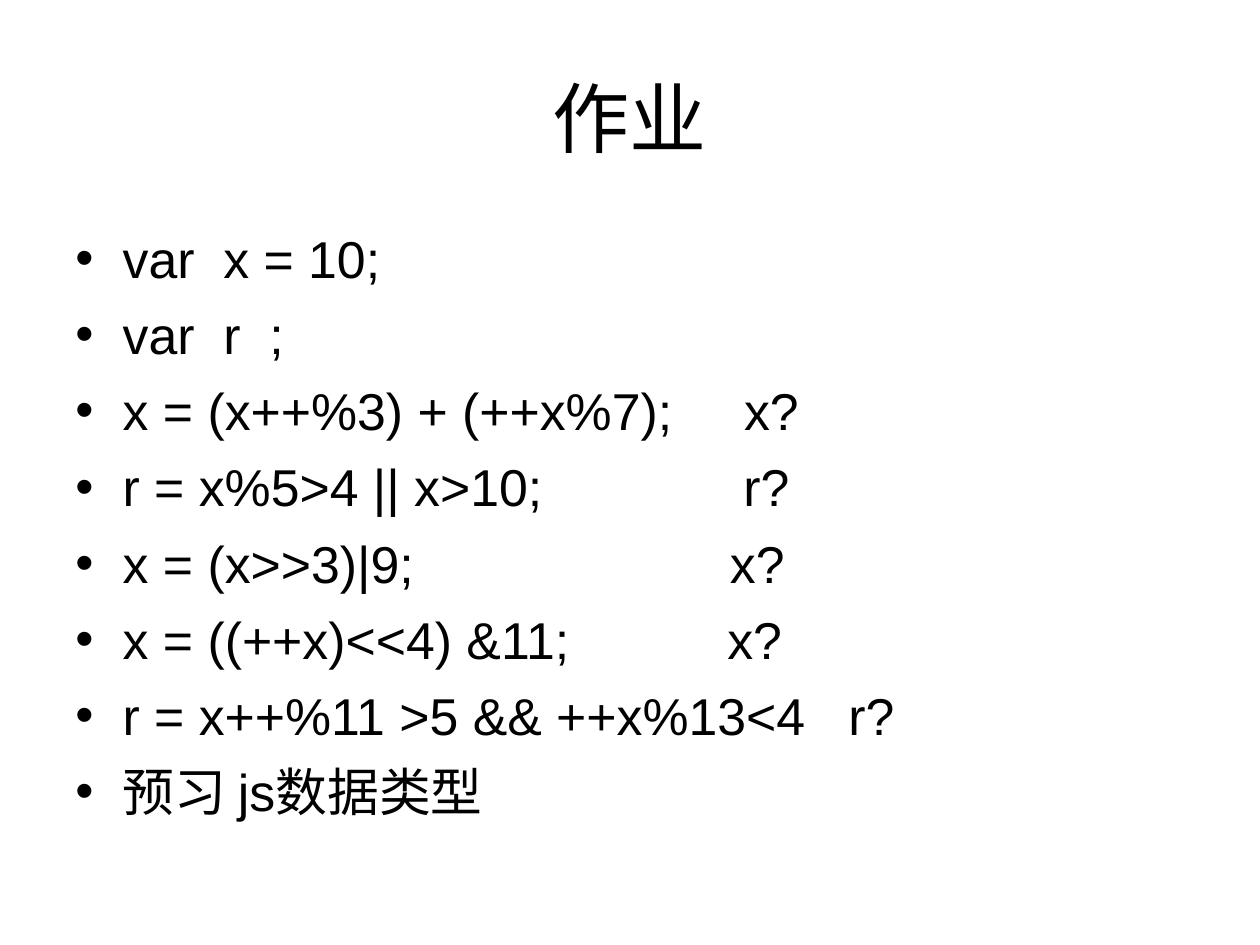
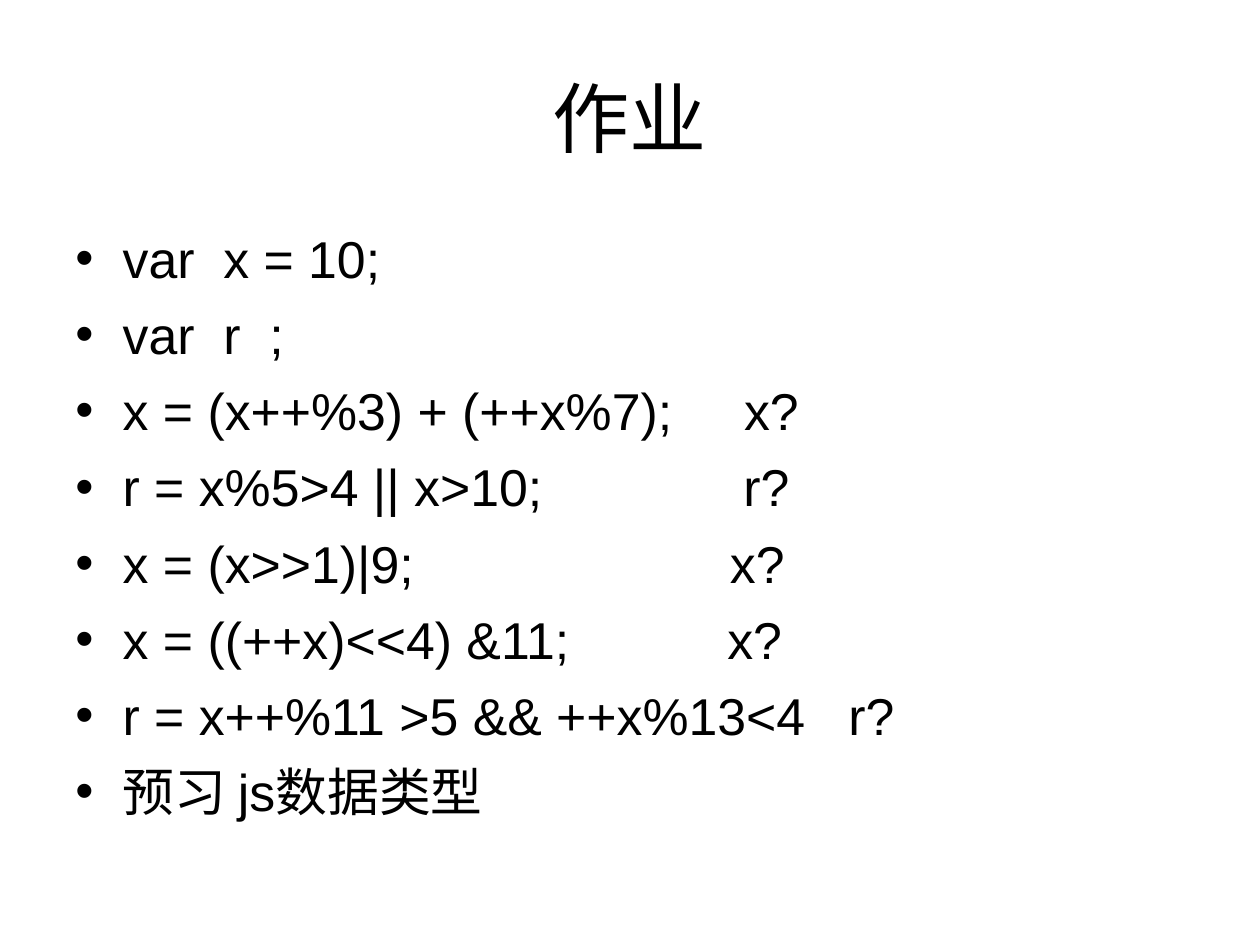
Before and after one commit to cd-vr1class/homework, a slide deck: slide 18 of ppt/7-7js输入输出语句、运算符.ppt (slide 17 before the commit). Drawn at 1260x945 pixels with LibreOffice and Linux fonts; fonts in the diff are those of the drawing. Boxes give left, top, right and bottom in pixels: in the first picture for what was removed or moved away, otherwise in the second. Text is boxed around its words. In the diff, an @@ line names an element or a change of style, - is before the commit and + after.

```diff
--- a/ppt/7-7js输入输出语句、运算符.ppt
+++ b/ppt/7-7js输入输出语句、运算符.ppt
@@ text at (123,545,785,593): text changed @@
-• x = (x>>3)|9; x?
+• x = (x>>1)|9; x?
```
Also in this commit, not shown: 4 other slides changed, 4 slides added, 3 slides removed, 2 other files.
